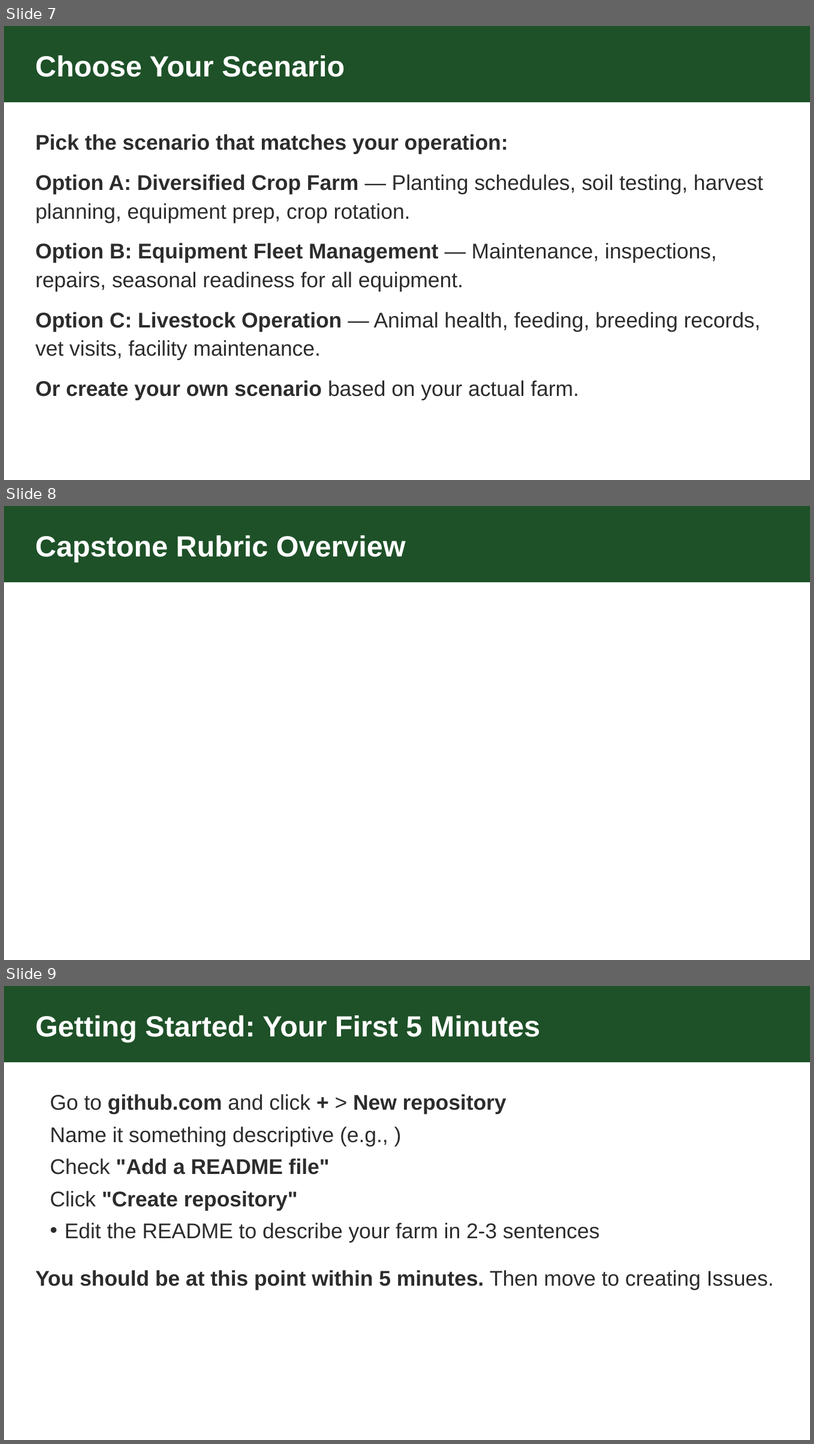
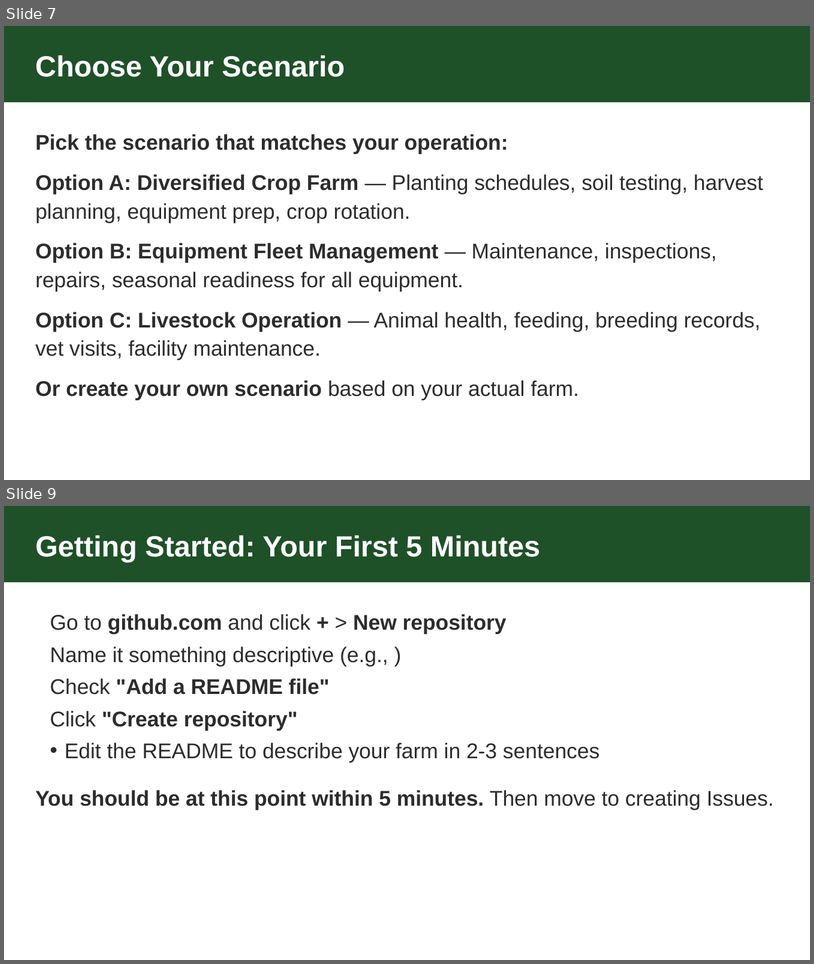
Before and after one commit to zircote/github4farms, a slide deck: sessions/session-12/slides.pptx. Shown one above the other, each under a label of ours: slides 7, 8 and 9 before the commit, slides 7 and 9 after it; the slides between them are not shown. The pictures are 814x1444 and 814x964 pixels, drawn with LibreOffice and Linux fonts; fonts in the diff are those of the drawing. Boxes give left, top, right and bottom in pixels: in the first picture for what was removed or moved away, otherwise in the second. Text is boxed around its words. In the diff, an @@ line names an element or a change of style, - is before the commit and + after.

```diff
--- a/sessions/session-12/slides.pptx
+++ b/sessions/session-12/slides.pptx
@@ slide 8 removed at (4, 506, 810, 960), background #FFFFFF @@
@@ rectangle removed at (4, 506, 810, 582) @@
@@ text removed at (35, 535, 406, 562) @@
-Capstone Rubric Overview
```
Also in this commit, not shown: 3 slides changed, 1 slide added, 11 other files.
